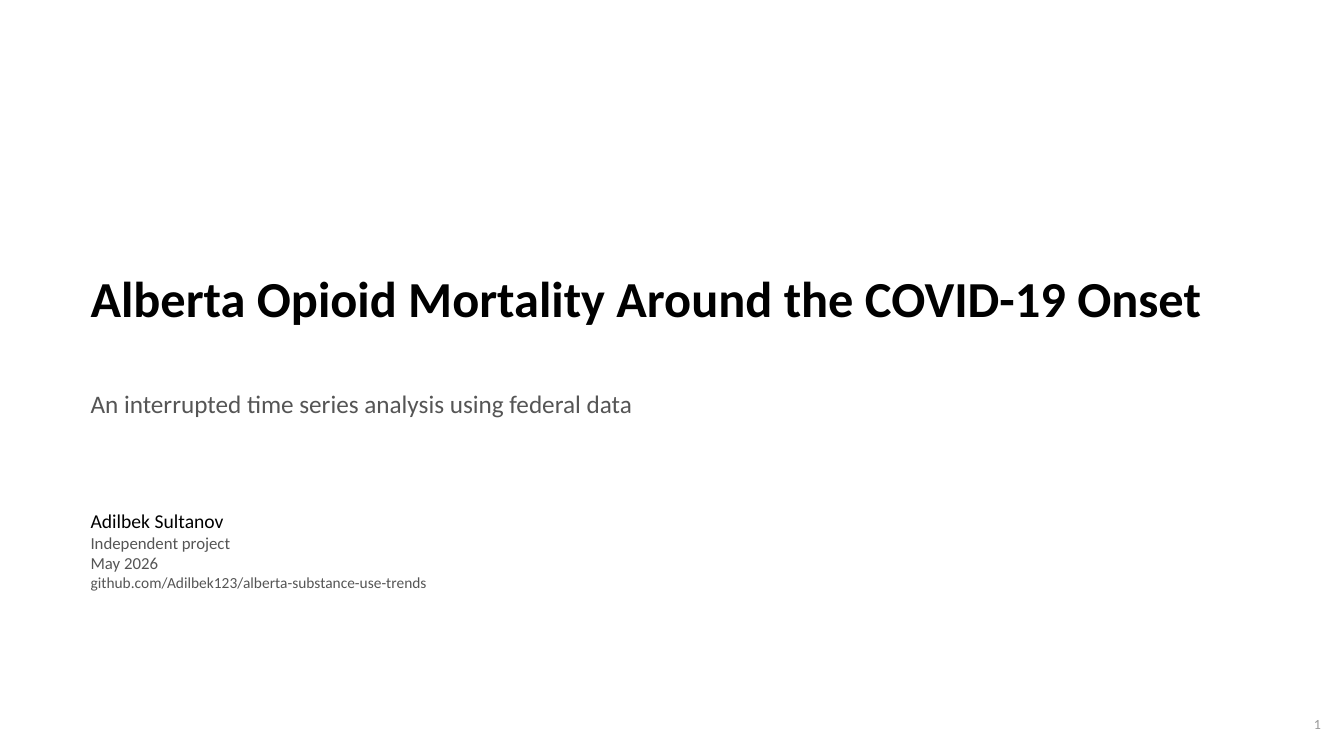
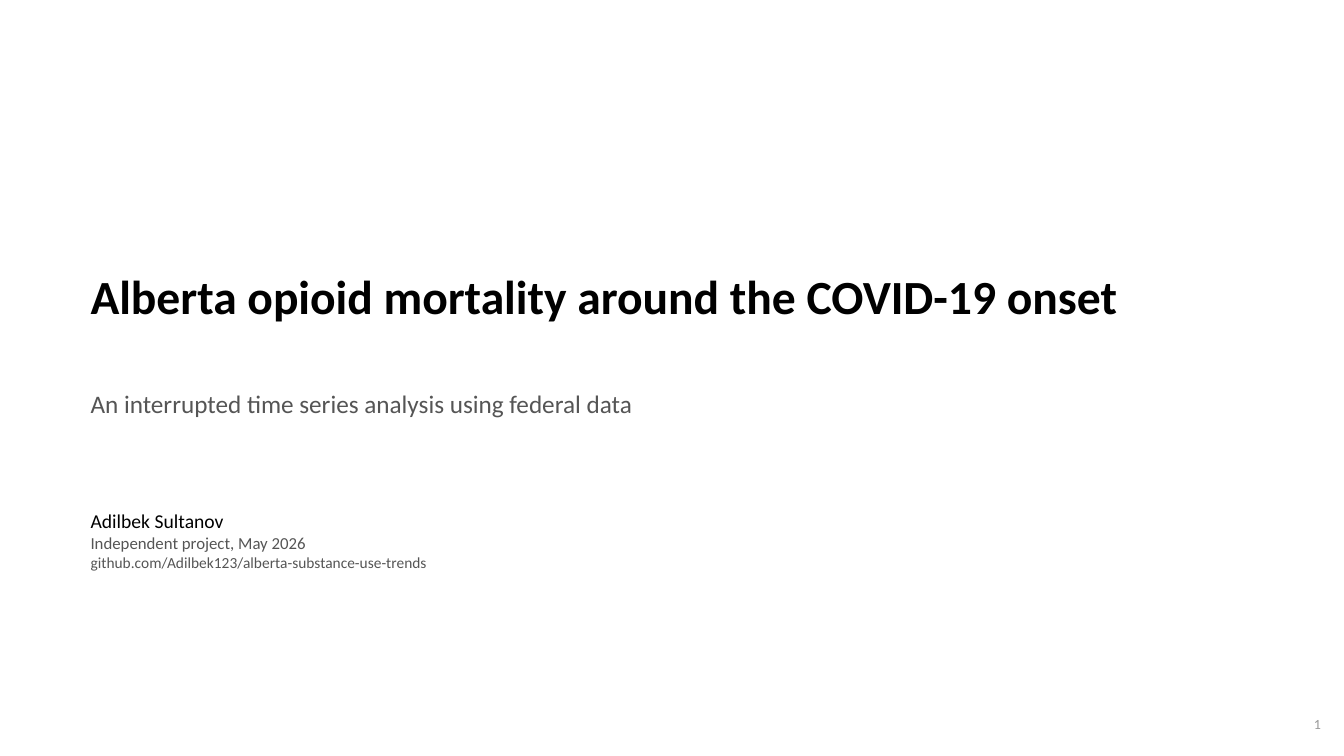
Before and after one commit to Adilbek123/alberta-substance-use-trends, a slide deck: slide 1 of slides.pptx. Drawn at 1344x756 pixels with LibreOffice and Linux fonts; fonts in the diff are those of the drawing. Boxes give left, top, right and bottom in pixels: in the first picture for what was removed or moved away, otherwise in the second. Text is boxed around its words. In the diff, an @@ line names an element or a change of style, - is before the commit and + after.

Commit message:
Rebuild deck and writeup: policy briefing arc with sentence-style titles, detailed COVID background, no em-dashes

```diff
--- a/slides.pptx
+++ b/slides.pptx
@@ text at (91, 280, 1117, 322): text changed; size 36 to 34 pt @@
-Alberta Opioid Mortality Around the COVID-19 Onset
+Alberta opioid mortality around the COVID-19 onset
@@ text at (91, 537, 306, 552): text changed @@
-Independent project
-May 2026
+Independent project, May 2026
```
Also in this commit, not shown: 2 other slides changed, 4 slides added, 8 slides removed, 7 other files.
